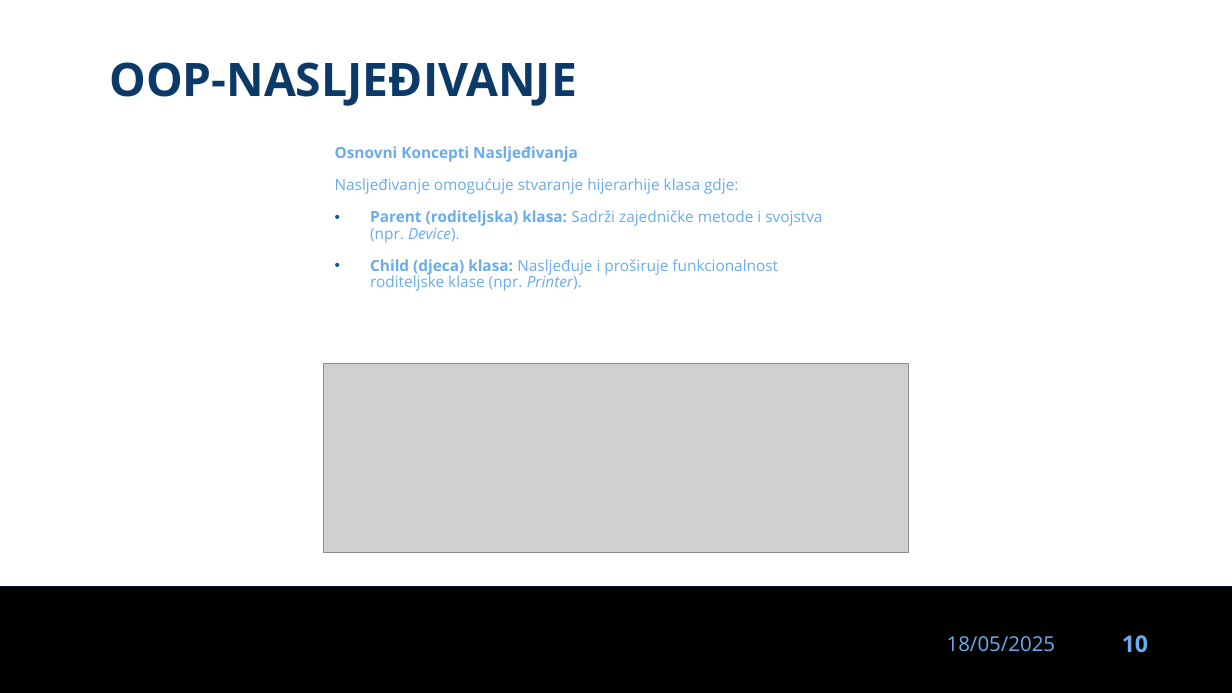
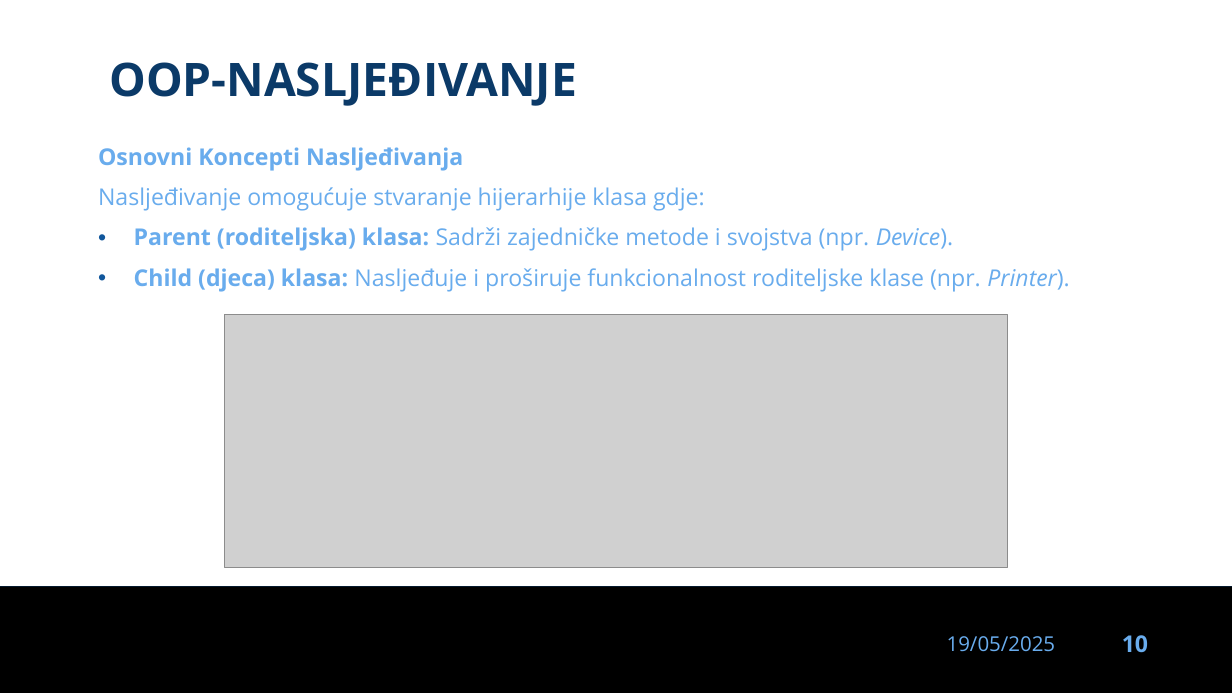
Before and after one commit to dinoDuvnjak/CTK, a slide deck: slide 10 of Bootcamp/OOP/OOP.pptx. Drawn at 1232x693 pixels with LibreOffice and Linux fonts; fonts in the diff are those of the drawing; grey boxes stand for pictures; background and template pictures are left out. Boxes give left, top, right and bottom in pixels: in the first picture for what was removed or moved away, otherwise in the second. Text is boxed around its words. In the diff, an @@ line names an element or a change of style, - is before the commit and + after.

```diff
--- a/Bootcamp/OOP/OOP.pptx
+++ b/Bootcamp/OOP/OOP.pptx
@@ text "Osnovni Koncepti Nasljeđivanja": place and size @@
-text "Osnovni Koncepti Nasljeđivanja" at (335, 146, 822, 291)
+text "Osnovni Koncepti Nasljeđivanja" at (98, 147, 1069, 292)
@@ text "Osnovni Koncepti Nasljeđivanja" at (98, 147, 1069, 292): size 12 to 18 pt @@
@@ picture: place and size @@
-picture at (323, 363, 909, 553)
+picture at (225, 314, 1006, 567)
@@ text at (947, 636, 1056, 652): text changed @@
-18/05/2025
+19/05/2025
```
Also in this commit, not shown: 14 other slides changed, 1 slide removed, 6 other files.
